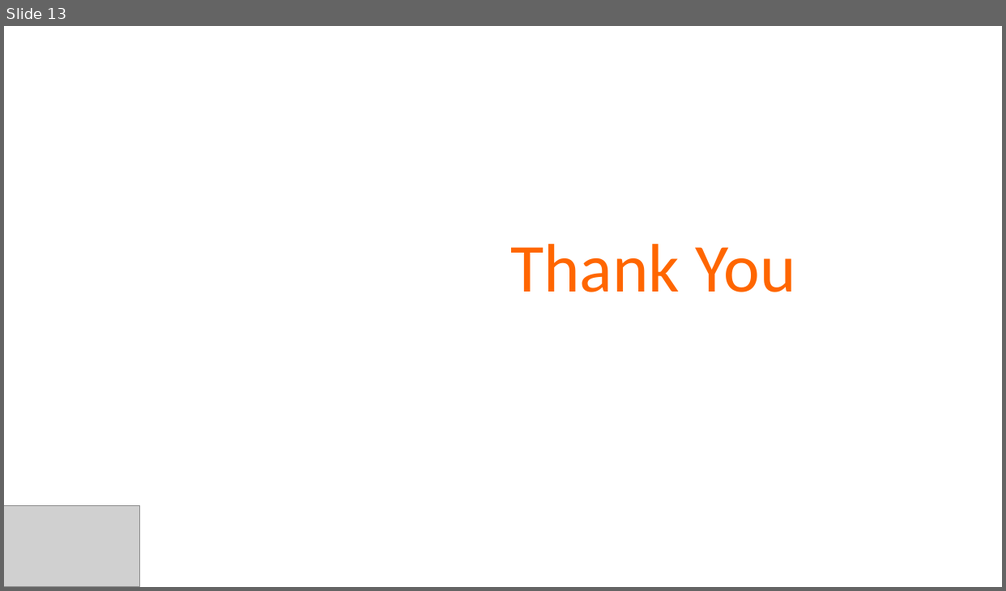
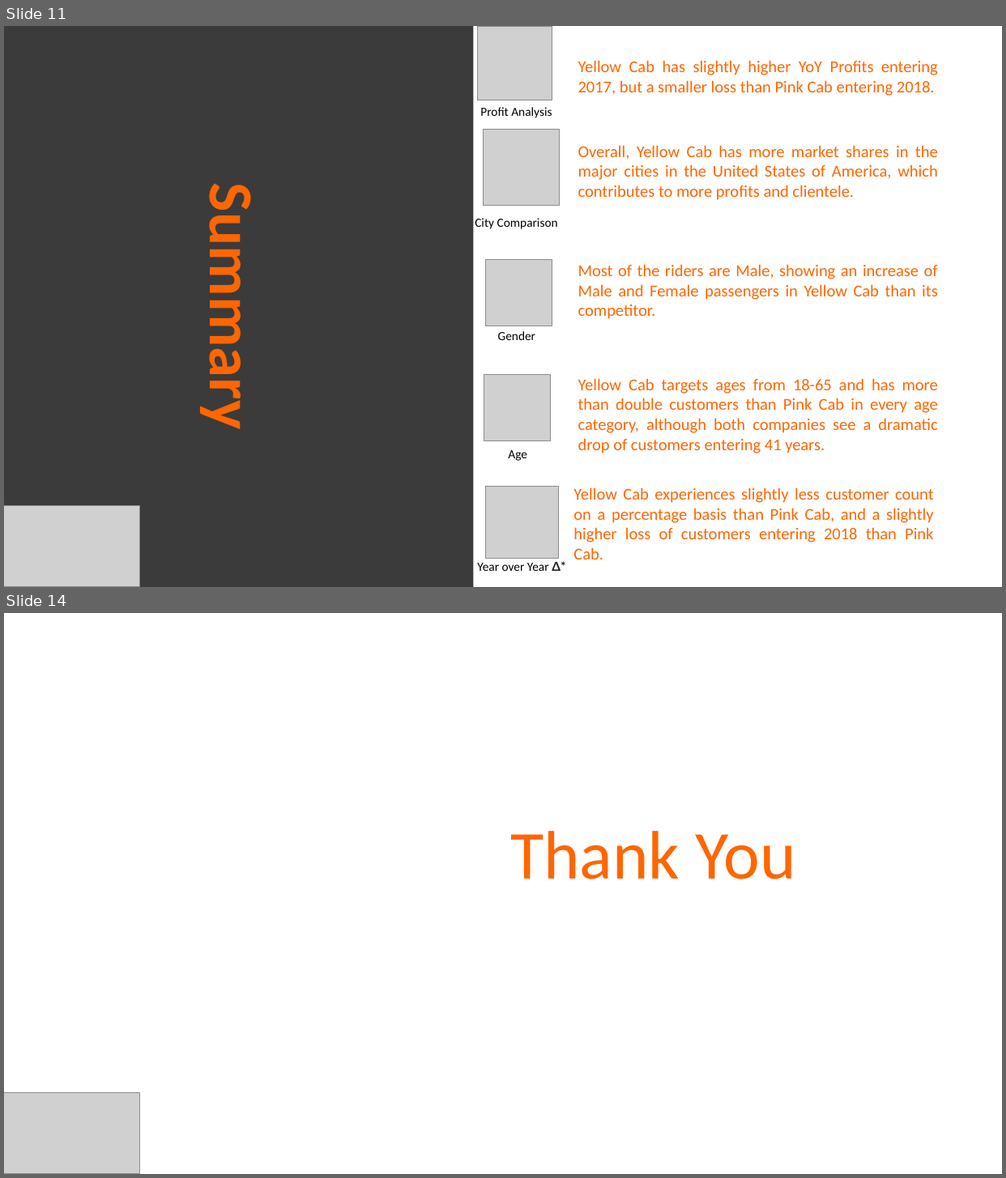
Before and after one commit to anvadev/DataSets, a slide deck: EDA G2M Insight Cab Investment - Presentation.pptx. Shown one above the other, each under a label of ours: slide 13 before the commit, slides 11 and 14 after it; the slides between them are not shown. The pictures are 1006x591 and 1006x1178 pixels, drawn with LibreOffice and Linux fonts; fonts in the diff are those of the drawing; grey boxes stand for pictures. Boxes give left, top, right and bottom in pixels: in the first picture for what was removed or moved away, otherwise in the second. Text is boxed around its words. In the diff, an @@ line names an element or a change of style, - is before the commit and + after.

```diff
--- a/EDA G2M Insight Cab Investment - Presentation.pptx
+++ b/EDA G2M Insight Cab Investment - Presentation.pptx
@@ slide 11 added at (4, 26, 1002, 587), background #FFFFFF @@
@@ title added at (4, 26, 473, 587), fill #3B3B3B, 60 pt, text #FF6600, bold @@
+Summary
@@ picture added at (477, 26, 552, 100) @@
@@ text added at (578, 60, 938, 96), 16 pt, text #FF6600 @@
+Yellow Cab has slightly higher YoY Profits entering 2017, but a smaller loss than Pink Cab entering 2018.
@@ text added at (480, 107, 552, 118), 12 pt, text #000000 @@
+Profit Analysis
@@ picture added at (484, 129, 560, 205) @@
@@ text added at (578, 145, 938, 200), 16 pt, text #FF6600 @@
+Overall, Yellow Cab has more market shares in the major cities in the United States of America, which contributes to more profits and clientele.
@@ text added at (475, 218, 558, 229), 12 pt, text #000000 @@
+City Comparison
@@ picture added at (485, 259, 552, 326) @@
@@ text added at (578, 264, 938, 319), 16 pt, text #FF6600 @@
+Most of the riders are Male, showing an increase of Male and Female passengers in Yellow Cab than its competitor.
@@ text added at (498, 331, 535, 340), 12 pt, text #000000 @@
+Gender
@@ picture added at (484, 375, 550, 441) @@
@@ text added at (578, 378, 938, 454), 16 pt, text #FF6600 @@
+Yellow Cab targets ages from 18-65 and has more than double customers than Pink Cab in every age category, although both companies see a dramatic drop of customers entering 41 years.
@@ text added at (508, 450, 527, 461), 12 pt, text #000000 @@
+Age
@@ picture added at (486, 486, 558, 558) @@
@@ picture added at (4, 506, 139, 587) @@
@@ text added at (573, 488, 933, 560), 16 pt, text #FF6600 @@
+Yellow Cab experiences slightly less customer count on a percentage basis than Pink Cab, and a slightly higher loss of customers entering 2018 than Pink Cab.
@@ text added at (477, 561, 565, 571), 12 pt, text #000000 @@
+Year over Year Δ*
@@ what was slide 13 is now slide 14 @@
```
Also in this commit, not shown: 1 other slide added, 1 slide removed, 1 other file.
